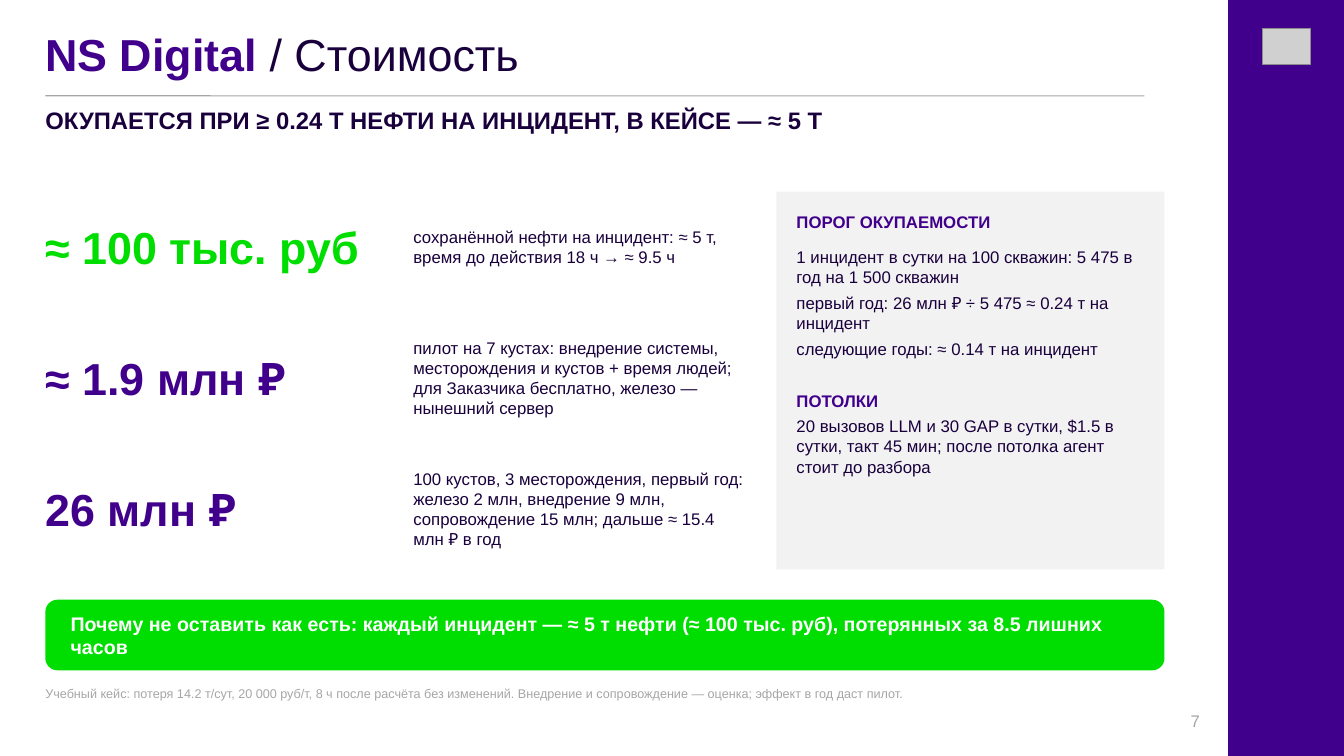
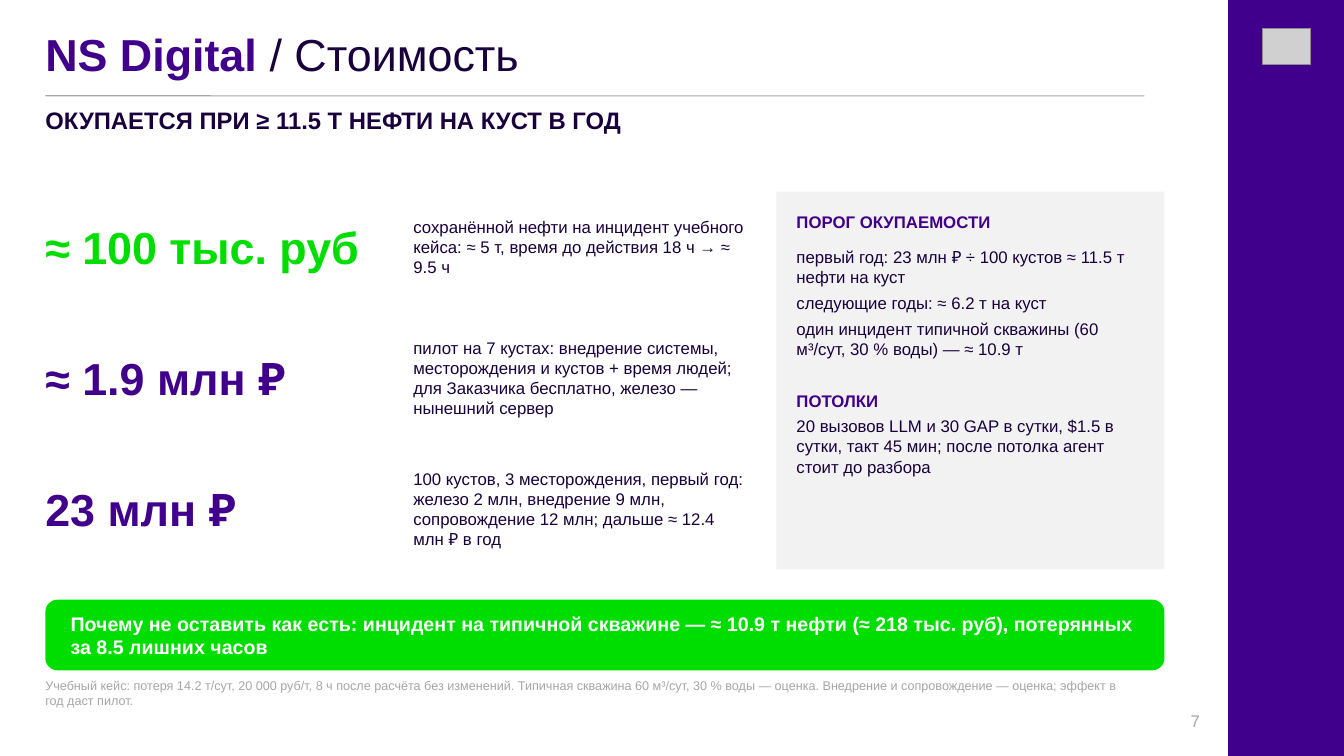
Before and after one commit to Sanchosporoh/duotech_agent, a slide deck: slide 7 of course/deck/agent_deck.pptx. Drawn at 1344x756 pixels with LibreOffice and Linux fonts; fonts in the diff are those of the drawing; grey boxes stand for pictures. Boxes give left, top, right and bottom in pixels: in the first picture for what was removed or moved away, otherwise in the second. Text is boxed around its words. In the diff, an @@ line names an element or a change of style, - is before the commit and + after.

```diff
--- a/course/deck/agent_deck.pptx
+++ b/course/deck/agent_deck.pptx
@@ text at box(45, 112, 620, 134): text changed @@
-ОКУПАЕТСЯ ПРИ ≥ 0.24 Т НЕФТИ НА ИНЦИДЕНТ, В КЕЙСЕ — ≈ 5 Т
+ОКУПАЕТСЯ ПРИ ≥ 11.5 Т НЕФТИ НА КУСТ В ГОД
@@ text at box(413, 220, 744, 273): text changed @@
-сохранённой нефти на инцидент: ≈ 5 т, время до действия 18 ч → ≈ 9.5 ч
+сохранённой нефти на инцидент учебного кейса: ≈ 5 т, время до действия 18 ч → ≈ 9.5 ч
@@ text at box(796, 250, 1125, 359): text changed @@
-1 инцидент в сутки на 100 скважин: 5 475 в год на 1 500 скважин
-первый год: 26 млн ₽ ÷ 5 475 ≈ 0.24 т на инцидент
-следующие годы: ≈ 0.14 т на инцидент
+первый год: 23 млн ₽ ÷ 100 кустов ≈ 11.5 т нефти на куст
+следующие годы: ≈ 6.2 т на куст
+один инцидент типичной скважины (60 м³/сут, 30 % воды) — ≈ 10.9 т
@@ text at box(413, 472, 743, 549): text changed @@
-100 кустов, 3 месторождения, первый год: железо 2 млн, внедрение 9 млн, сопровождение 15 млн; дальше ≈ 15.4 млн ₽ в год
+100 кустов, 3 месторождения, первый год: железо 2 млн, внедрение 9 млн, сопровождение 12 млн; дальше ≈ 12.4 млн ₽ в год
@@ text at box(45, 494, 197, 527): text changed @@
-26 млн ₽
+23 млн ₽
@@ text at box(71, 616, 1132, 655): text changed @@
-Почему не оставить как есть: каждый инцидент — ≈ 5 т нефти (≈ 100 тыс. руб), потерянных за 8.5 лишних часов
+Почему не оставить как есть: инцидент на типичной скважине — ≈ 10.9 т нефти (≈ 218 тыс. руб), потерянных за 8.5 лишних часов
@@ text at box(45, 681, 1116, 708): text changed @@
-Учебный кейс: потеря 14.2 т/сут, 20 000 руб/т, 8 ч после расчёта без изменений. Внедрение и сопровождение — оценка; эффект в год даст пилот.
+Учебный кейс: потеря 14.2 т/сут, 20 000 руб/т, 8 ч после расчёта без изменений. Типичная скважина 60 м³/сут, 30 % воды — оценка. Внедрение и сопровождение — оценка; эффект в год даст пилот.
```
Also in this commit, not shown: 5 other files.
